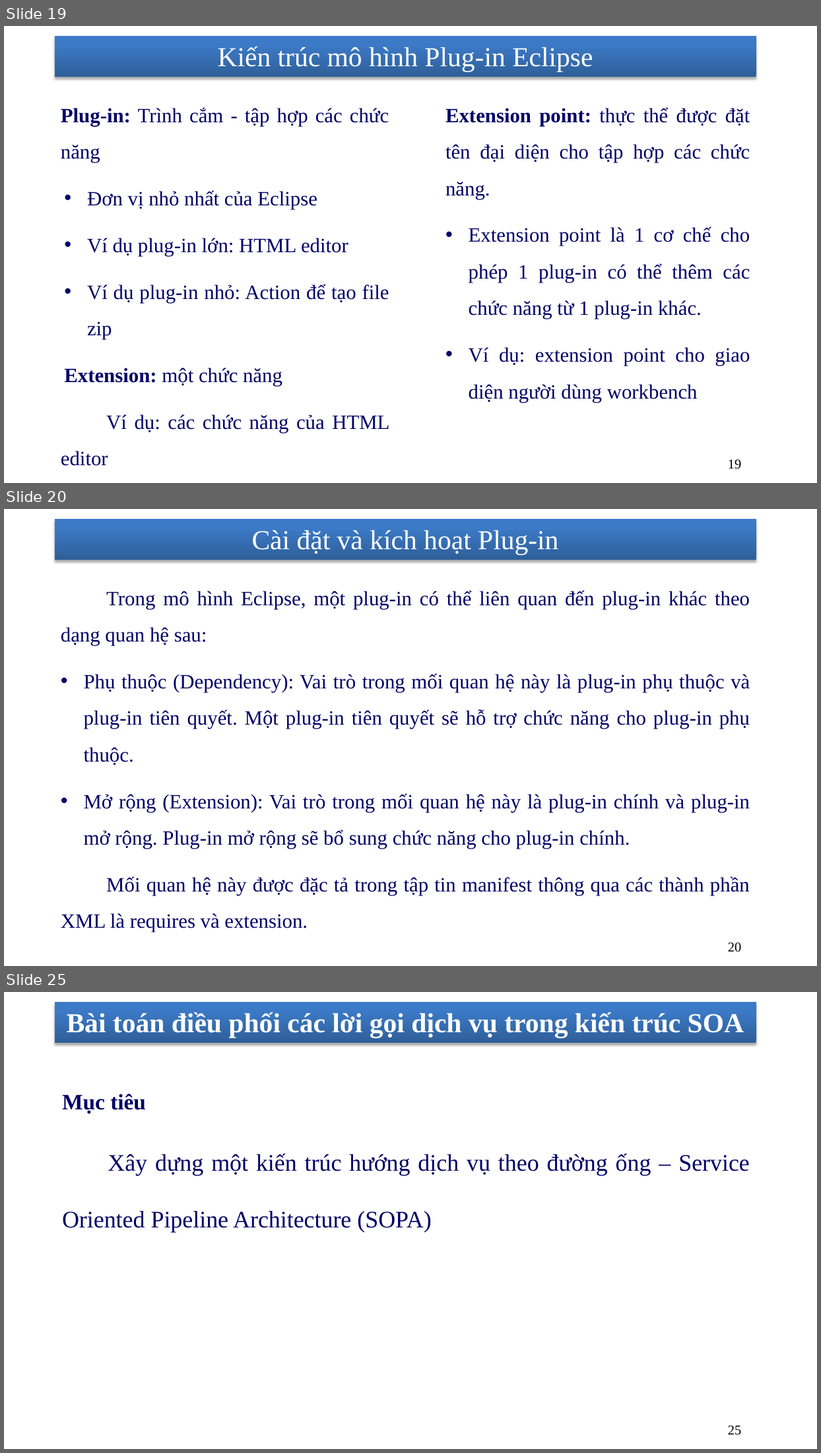
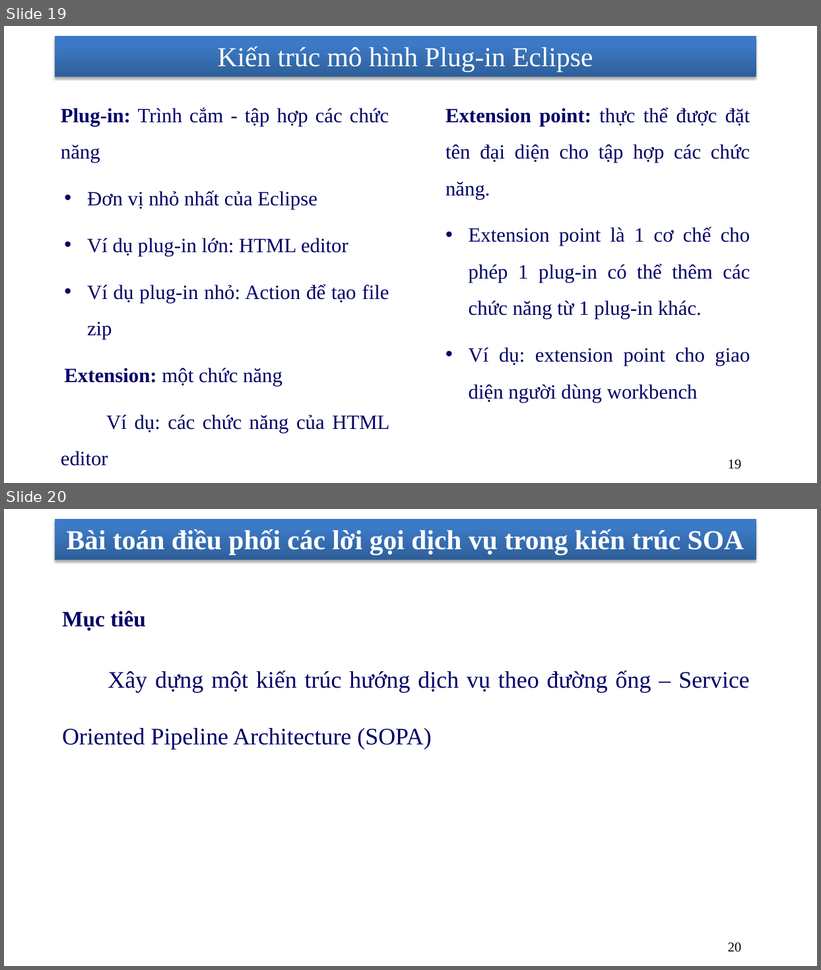
Before and after one commit to nhanhnt/LUANVAN, a slide deck: WORD/luanvan_nhanhnt_ver7.pptx. Shown one above the other, each under a label of ours: slides 19, 20 and 25 before the commit, slides 19 and 20 after it; the slides between them are not shown. The pictures are 821x1453 and 821x970 pixels, drawn with LibreOffice and Linux fonts; fonts in the diff are those of the drawing; background and template pictures are left out. Boxes give left, top, right and bottom in pixels: in the first picture for what was removed or moved away, otherwise in the second. Text is boxed around its words. In the diff, an @@ line names an element or a change of style, - is before the commit and + after.

```diff
--- a/WORD/luanvan_nhanhnt_ver7.pptx
+++ b/WORD/luanvan_nhanhnt_ver7.pptx
@@ slide 20 removed at box(4, 509, 817, 966), background picture (left out); not listed: 1 template element that a slide beside it also shows @@
@@ title removed at box(252, 530, 558, 555) @@
-Cài đặt và kích hoạt Plug-in
@@ text removed at box(61, 590, 750, 933) @@
-    Trong mô hình Eclipse, một plug-in có thể liên quan đến plug-in khác theo dạng quan hệ sau:
-    • Phụ thuộc (Dependency): Vai trò trong mối quan hệ này là plug-in phụ thuộc và plug-in tiên quyết. Một plug-in tiên quyết sẽ hỗ trợ chức năng cho plug-in phụ thuộc.
-    • Mở rộng (Extension): Vai trò trong mối quan hệ này là plug-in chính và plug-in mở rộng. Plug-in mở rộng sẽ bổ sung chức năng cho plug-in chính.
-    Mối quan hệ này được đặc tả trong tập tin manifest thông qua các thành phần XML là requires và extension.
@@ page number removed at box(728, 943, 741, 952) @@
-20
@@ what was slide 25 is now slide 20 @@
@@ page number at box(728, 943, 741, 952): text changed @@
-25
+20
```
Also in this commit, not shown: 1 slide changed, 5 other slides removed.
